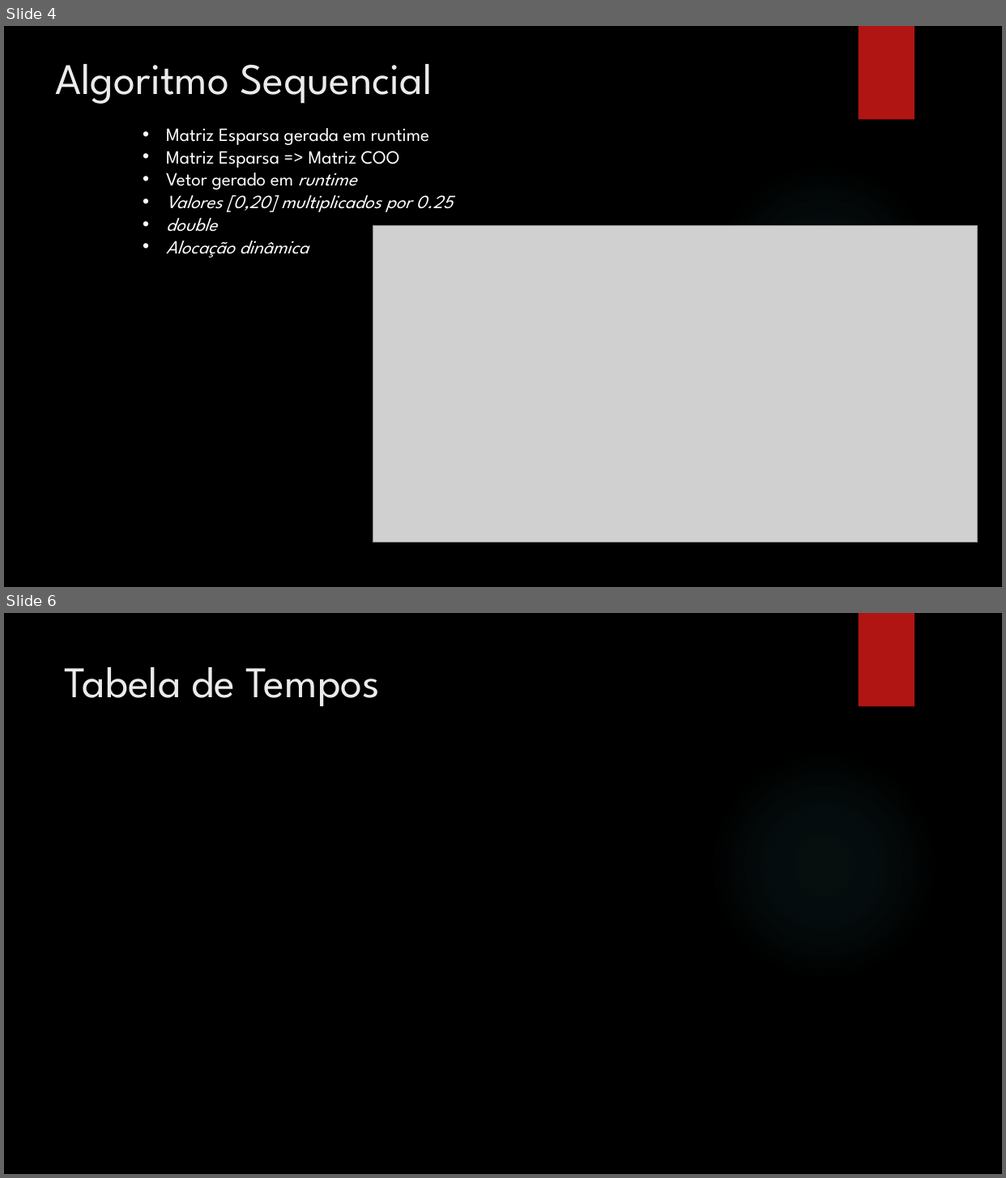
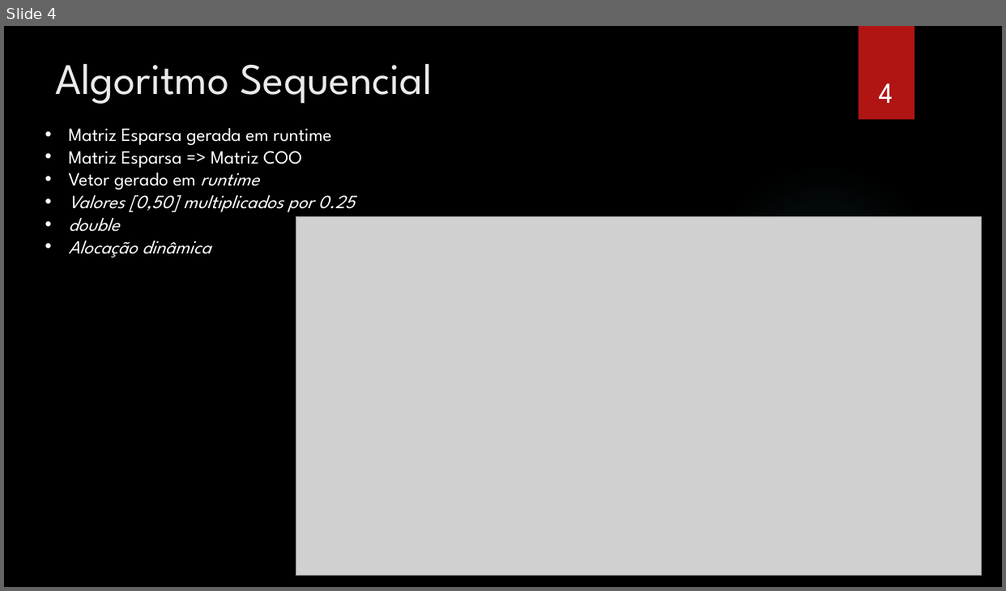
Before and after one commit to CarlosDiogo01/Parallel-Computing-Paradigms, a slide deck: PCP_-_#3_MPI_OpenMP_HybridSolution_Sparse_Matrix/ApresentacaoTrabalhos.pptx. Shown one above the other, each under a label of ours: slides 4 and 6 before the commit, slide 4 after it; the slides between them are not shown. The pictures are 1006x1178 and 1006x591 pixels, drawn with LibreOffice and Linux fonts; fonts in the diff are those of the drawing; grey boxes stand for pictures; background and template pictures are left out. Boxes give left, top, right and bottom in pixels: in the first picture for what was removed or moved away, otherwise in the second. Text is boxed around its words. In the diff, an @@ line names an element or a change of style, - is before the commit and + after.

```diff
--- a/PCP_-_#3_MPI_OpenMP_HybridSolution_Sparse_Matrix/ApresentacaoTrabalhos.pptx
+++ b/PCP_-_#3_MPI_OpenMP_HybridSolution_Sparse_Matrix/ApresentacaoTrabalhos.pptx
@@ slide 6 removed at (x1=4, y1=613, x2=1002, y2=1174), background picture (left out); not listed: 2 template elements that a slide beside it also shows @@
@@ title removed at (x1=65, y1=667, x2=380, y2=707) @@
-Tabela de Tempos
@@ slide 4 changed as well @@
@@ page number added at (x1=879, y1=84, x2=893, y2=103), 28 pt, text #FFFFFF @@
+4
@@ text "Matriz Esparsa gerada em runtime" moved from (x1=166, y1=128, x2=453, y2=258) to (x1=69, y1=128, x2=355, y2=258) @@
@@ text at (x1=69, y1=188, x2=355, y2=212): text changed @@
-• Valores [0,20] multiplicados por 0.25
+• Valores [0,50] multiplicados por 0.25
@@ picture resized from (x1=373, y1=226, x2=978, y2=543) to (x1=296, y1=217, x2=982, y2=575) @@
```
Also in this commit, not shown: 4 other slides changed, 16 slides added, 4 other slides removed, 7 other files.
